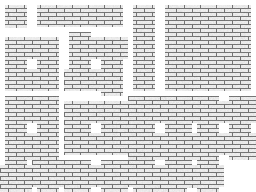
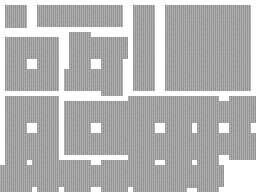
Comparing the layer stacks of the two 256×192 images. Changes:
added group "Wall Test Masks" with 7 layers above "Full Tiles Sets and Componets" over [0, 5, 256, 192]
added group "Full Tiles Sets and Componets" with 3 layers above "Textures" over [0, 5, 256, 192]
added layer "BambooPanles" in group "Textures" over [0, 5, 256, 192]
hid "Floor 2" over [0, 5, 256, 192]
showed "Texture0" over [0, 5, 256, 192]
